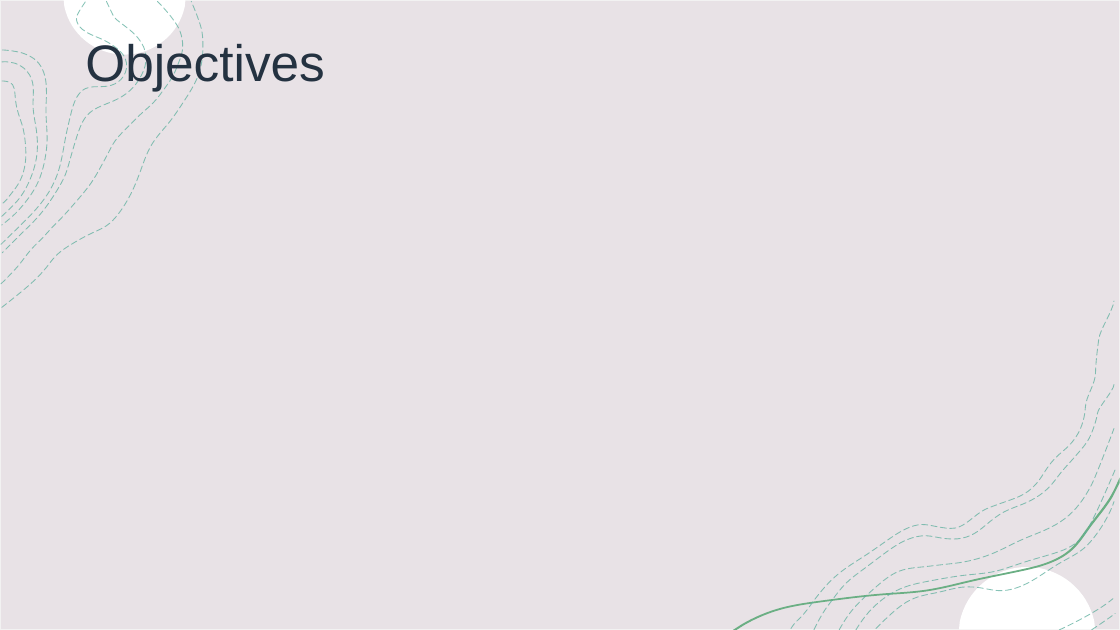
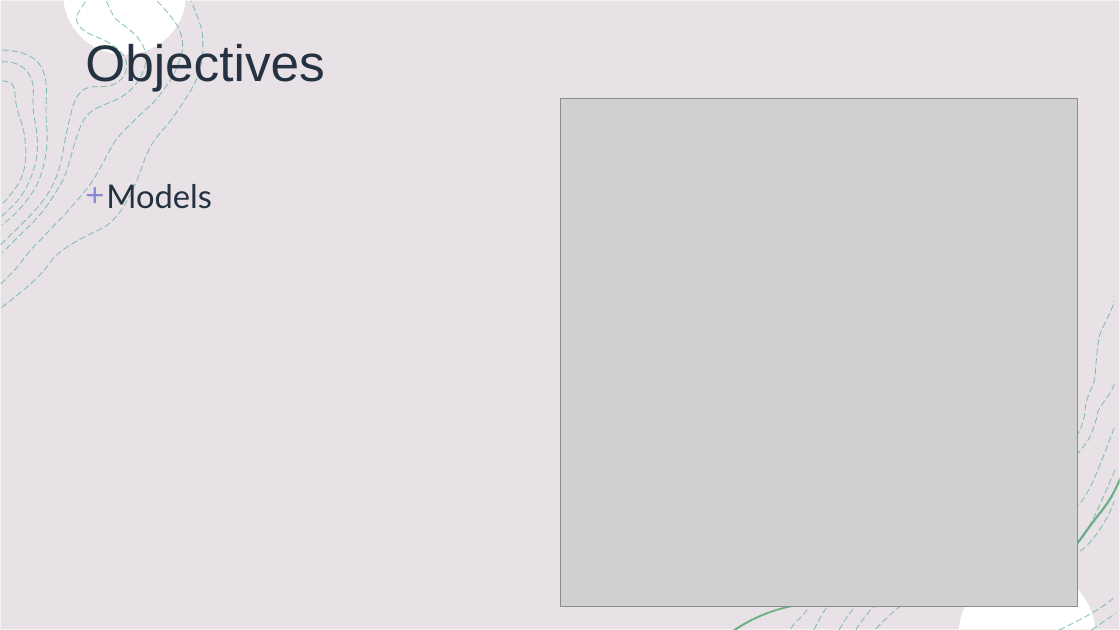
Before and after one commit to nnushart/Capstone3_DiamondPricePrediction, a slide deck: slide 13 of Documentation/DiamondPricePrediction.pptx. Drawn at 1120x630 pixels with LibreOffice and Linux fonts; fonts in the diff are those of the drawing; grey boxes stand for pictures. Boxes give left, top, right and bottom in pixels: in the first picture for what was removed or moved away, otherwise in the second. Text is boxed around its words. In the diff, an @@ line names an element or a change of style, - is before the commit and + after.

```diff
--- a/Documentation/DiamondPricePrediction.pptx
+++ b/Documentation/DiamondPricePrediction.pptx
@@ picture added at [560,98,1078,607] @@
@@ text added at [106,179,212,214], 28 pt, text #243241 @@
++ Models
```
Also in this commit, not shown: 2 other slides changed, 3 slides added, 1 other file.
